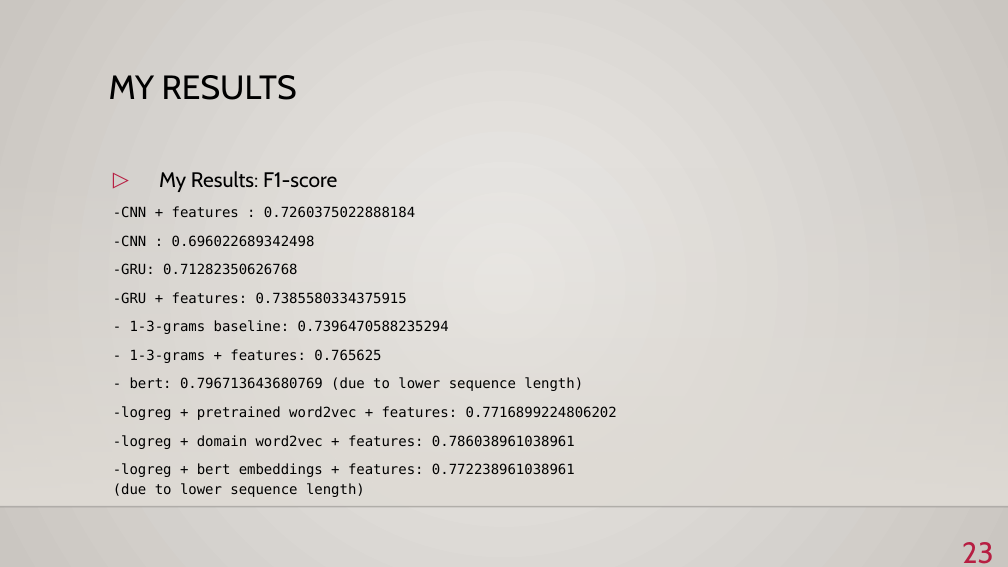
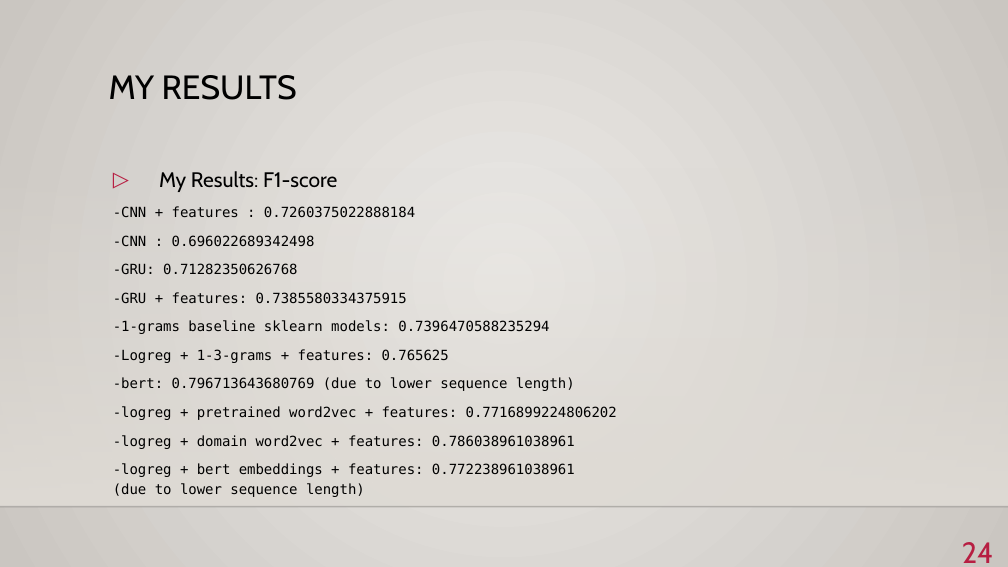
Before and after one commit to BKmarian/Reddit-Stress-Analisys, a slide deck: slide 24 of bionlp.pptx (slide 23 before the commit). Drawn at 1008x567 pixels with LibreOffice and Linux fonts; fonts in the diff are those of the drawing; background and template pictures are left out. Boxes give left, top, right and bottom in pixels: in the first picture for what was removed or moved away, otherwise in the second. Text is boxed around its words. In the diff, an @@ line names an element or a change of style, - is before the commit and + after.

Commit message:
update pptx

```diff
--- a/bionlp.pptx
+++ b/bionlp.pptx
@@ text at [113, 320, 575, 391]: text changed @@
-- 1-3-grams baseline: 0.7396470588235294
-- 1-3-grams + features: 0.765625
-- bert: 0.796713643680769 (due to lower sequence length)
+-1-grams baseline sklearn models: 0.7396470588235294
+-Logreg + 1-3-grams + features: 0.765625
+-bert: 0.796713643680769 (due to lower sequence length)
@@ page number at [962, 542, 994, 563]: text changed @@
-23
+24
```
Also in this commit, not shown: 7 other slides changed, 1 slide added.
